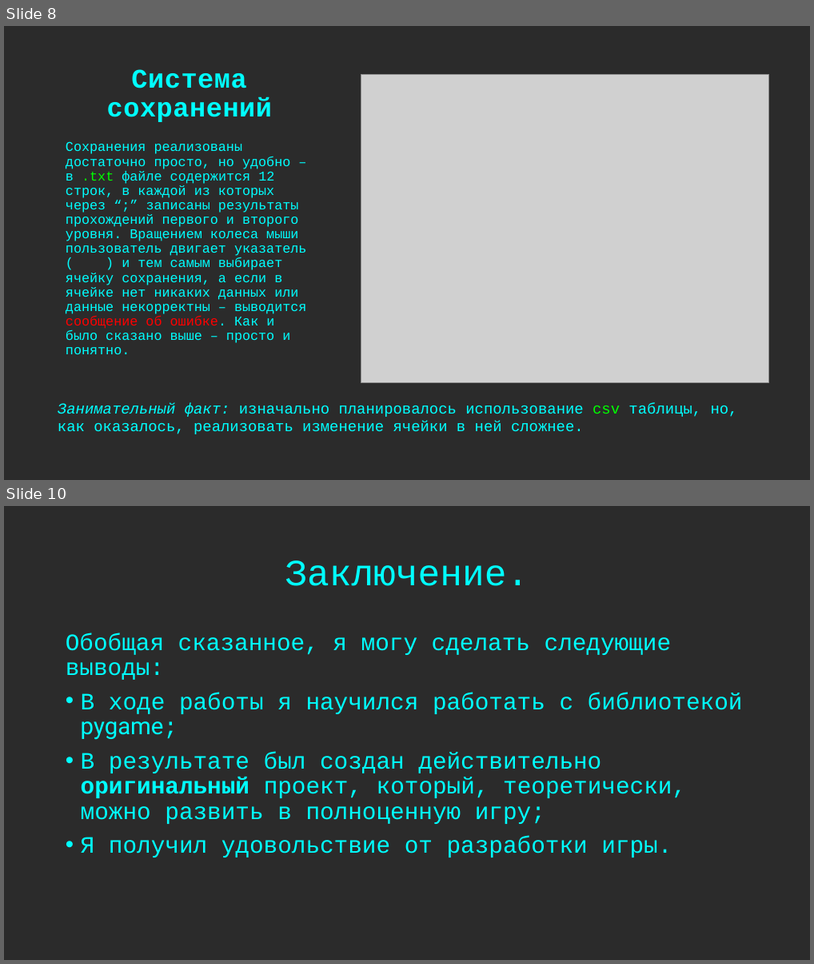
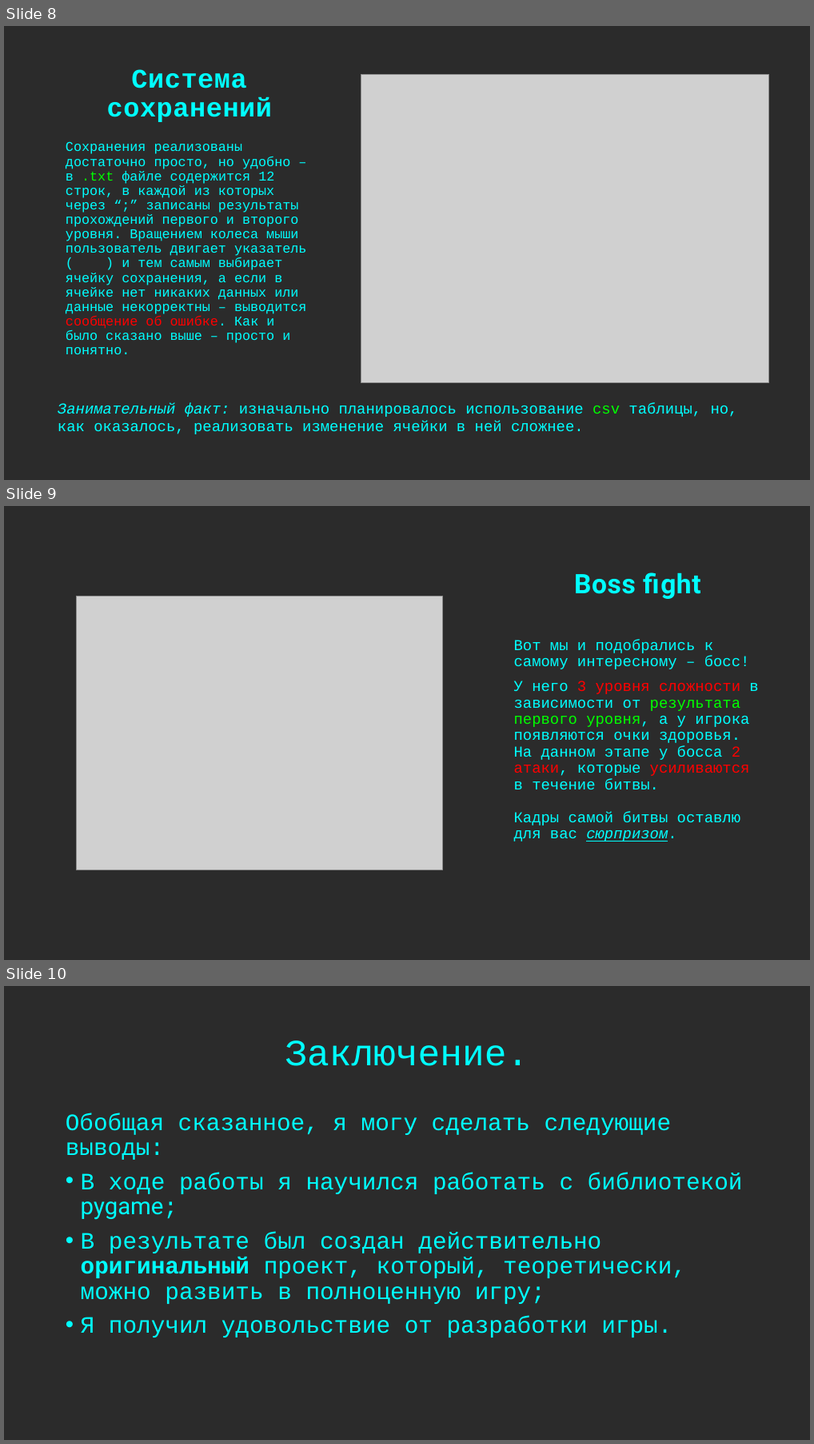
Before and after one commit to UuAcC/I_Wanna_Be_A_Coder, a slide deck: ПРЕЗЕНТАЦИЯ.pptx. Shown one above the other, each under a label of ours: slides 8 and 10 before the commit, slides 8, 9 and 10 after it; the slides between them are not shown. The pictures are 814x964 and 814x1444 pixels, drawn with LibreOffice and Linux fonts; fonts in the diff are those of the drawing; grey boxes stand for pictures; background and template pictures are left out; a plain dark background stands for a picture behind light text. Boxes give left, top, right and bottom in pixels: in the first picture for what was removed or moved away, otherwise in the second. Text is boxed around its words. In the diff, an @@ line names an element or a change of style, - is before the commit and + after.

```diff
--- a/ПРЕЗЕНТАЦИЯ.pptx
+++ b/ПРЕЗЕНТАЦИЯ.pptx
@@ slide 9 added at [4,506,810,960], background picture (left out) @@
@@ title added at [574,572,701,599], 32 pt, text #00FFFF, bold @@
+Boss fight
@@ picture added at [76,596,442,869] @@
@@ text added at [514,640,758,841], 18 pt, text #00FFFF @@
+Вот мы и подобрались к самому интересному – босс!
+У него 3 уровня сложности в зависимости от результата первого уровня, а у игрока появляются очки здоровья. На данном этапе у босса 2 атаки, которые усиливаются в течение битвы.
+Кадры самой битвы оставлю для вас сюрпризом.
```
Also in this commit, not shown: 1 slide changed, 1 slide removed, 4 other files.
